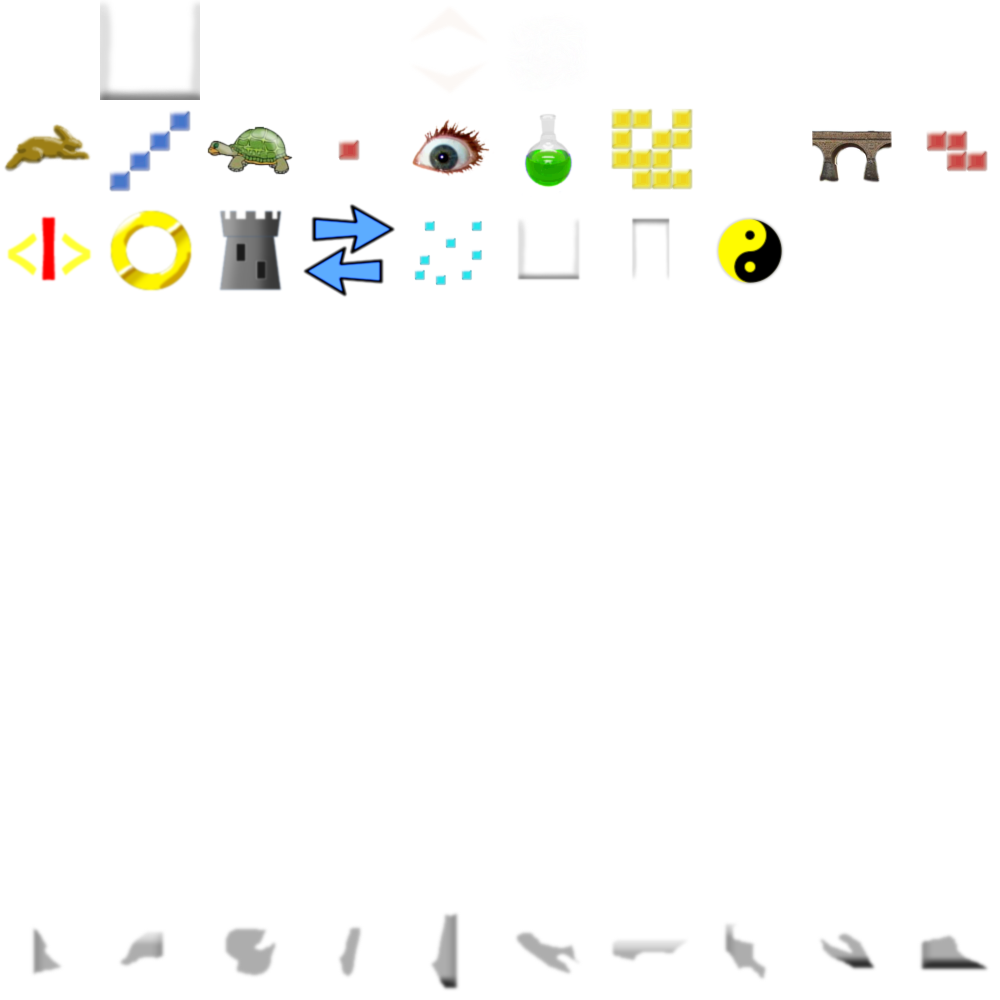
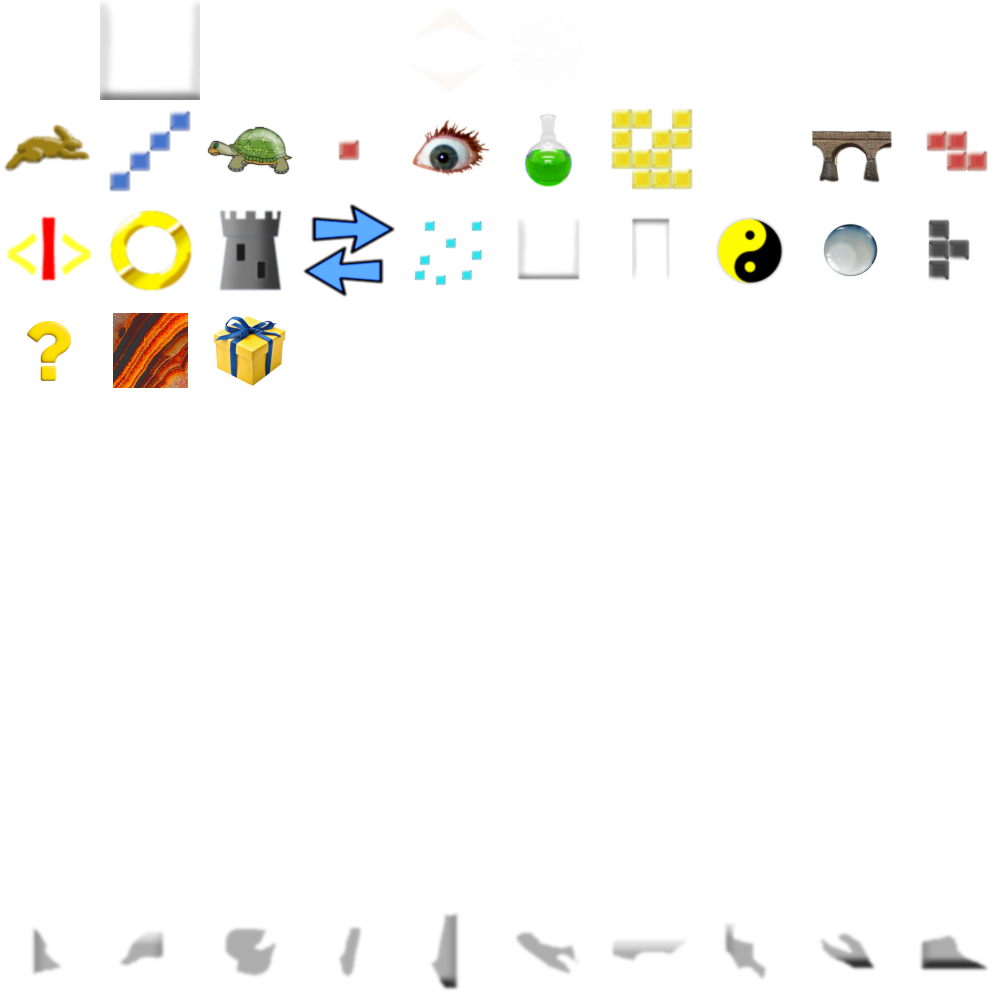
Layers edited between the first and the second 1000px x 1000px image:
added layer "nohints" above "junkyard" over [left=823, top=223, right=878, bottom=277]
added layer "junkyard" above "blindness" over [left=27, top=321, right=71, bottom=381]
added layer "blindness" above "seeshadows" over [left=928, top=219, right=970, bottom=281]
added layer "newbg2" above "eitomatic" over [left=113, top=313, right=188, bottom=388]
added layer "eitomatic" above "MAIN" over [left=213, top=316, right=286, bottom=386]
renamed "Layer 2" to "MAIN", painted on it over [left=27, top=219, right=970, bottom=388]
